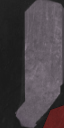
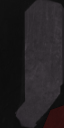
Before/after of a w=64, h=128 layered artwork. What changed in the layer stack:
added layer "Laag 3" (darken, 50%) above "Metalic" over [0, 0, 64, 128]
